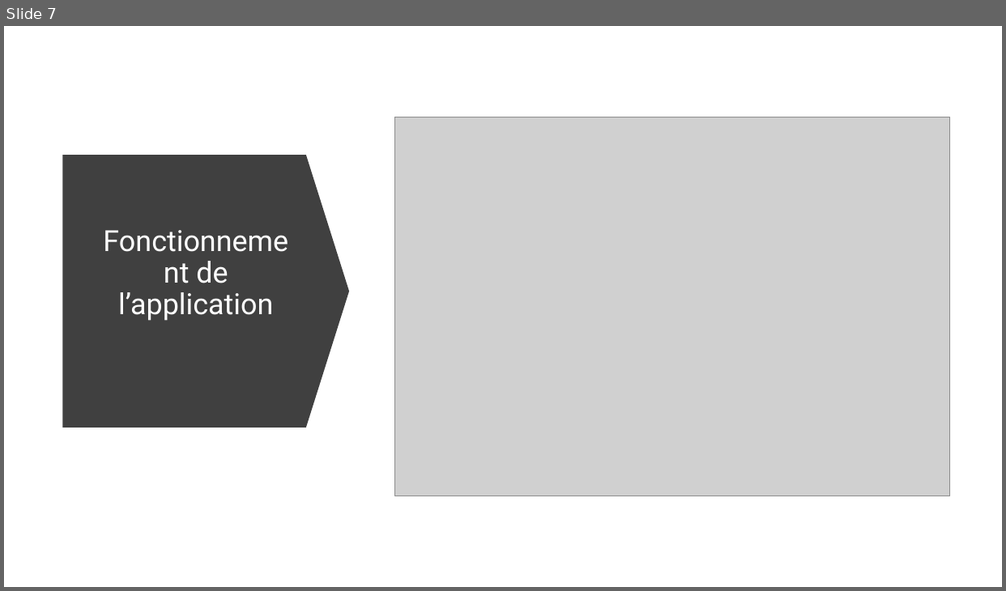
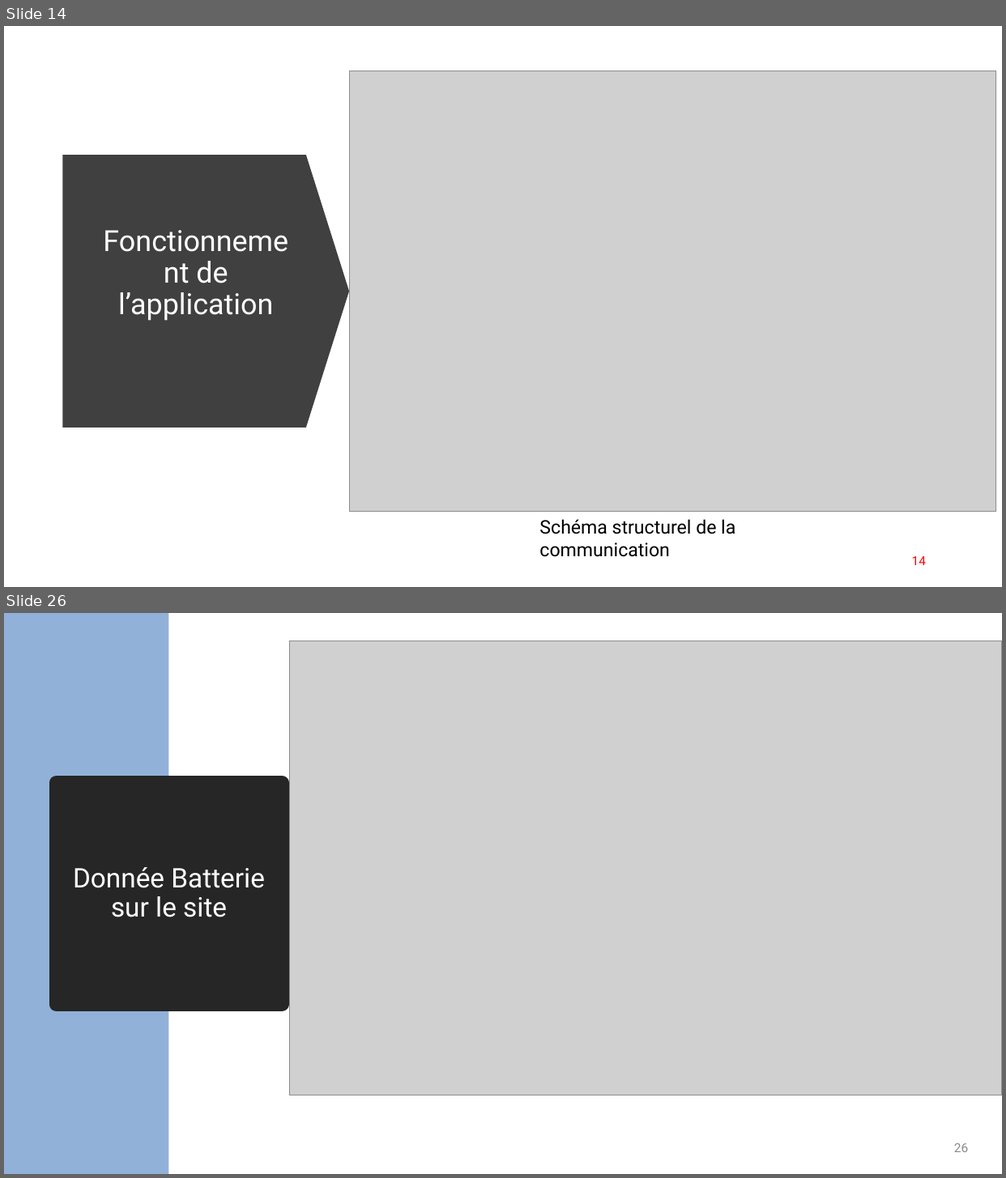
Before and after one commit to Eliott-07/Centrale-PV-Securisee-2026, a slide deck: docs/Présentation_Projet_SMACP.pptx. Shown one above the other, each under a label of ours: slide 7 before the commit, slides 14 and 26 after it; the slides between them are not shown. The pictures are 1006x591 and 1006x1178 pixels, drawn with LibreOffice and Linux fonts; fonts in the diff are those of the drawing; grey boxes stand for pictures. Boxes give left, top, right and bottom in pixels: in the first picture for what was removed or moved away, otherwise in the second. Text is boxed around its words. In the diff, an @@ line names an element or a change of style, - is before the commit and + after.

```diff
--- a/docs/Présentation_Projet_SMACP.pptx
+++ b/docs/Présentation_Projet_SMACP.pptx
@@ slide 26 added at <box>4,613,1002,1174</box>, background #FFFFFF @@
@@ rectangle added at <box>4,613,168,1174</box>, fill #92B1D8 @@
@@ picture added at <box>290,641,1002,1096</box> @@
@@ title added at <box>57,783,282,1004</box>, fill #262626, outline #262626 13.75 pt, 26 pt, text #FFFFFF @@
+Donnée Batterie sur le site
@@ page number added at <box>954,1144,968,1152</box>, 12 pt, text #898989 @@
+26
@@ what was slide 7 is now slide 14 @@
@@ slide 14 changed as well @@
@@ picture: place and size @@
-picture at <box>394,118,950,496</box>
+picture at <box>349,71,996,513</box>
@@ text added at <box>539,519,735,557</box>, 18 pt, text #000000 @@
+Schéma structurel de la communication
@@ page number added at <box>912,557,926,565</box>, 12 pt, text #FF0000 @@
+14
```
Also in this commit, not shown: 6 other slides changed, 20 other slides added, 3 slides removed, 2 other files.
